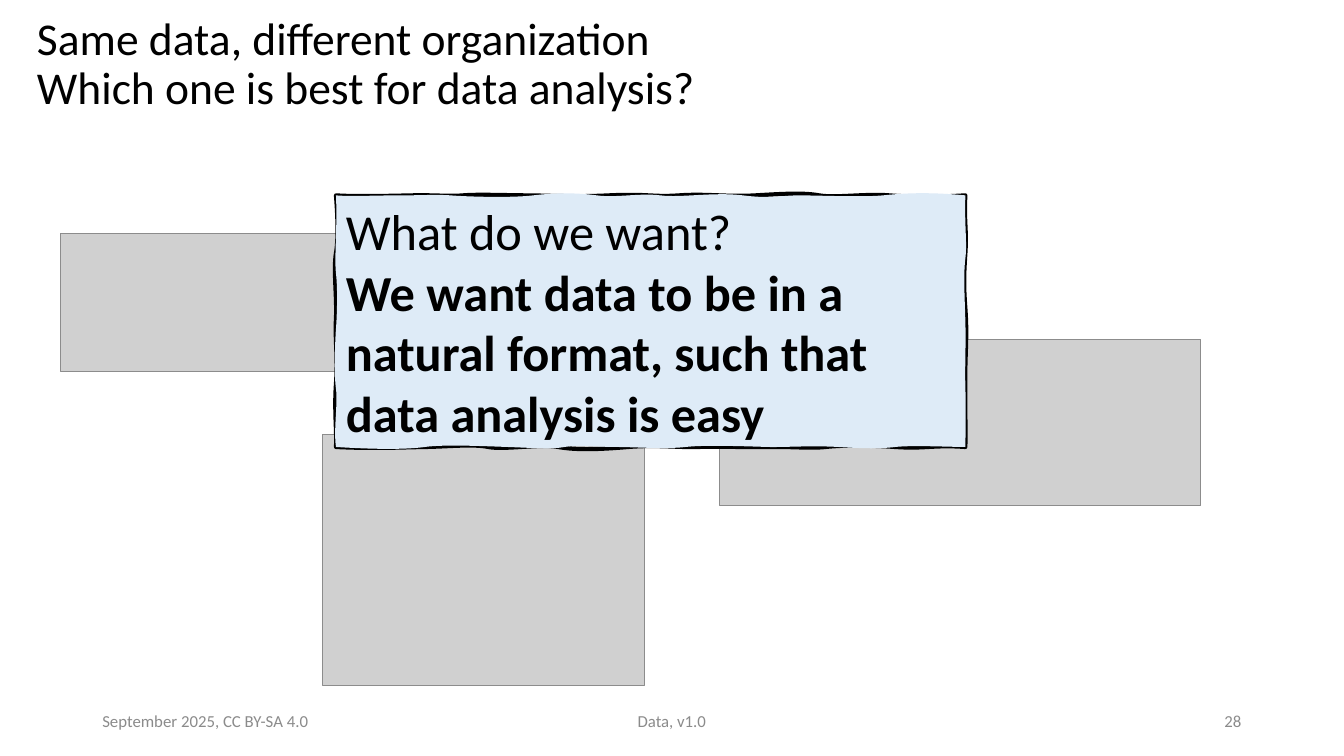
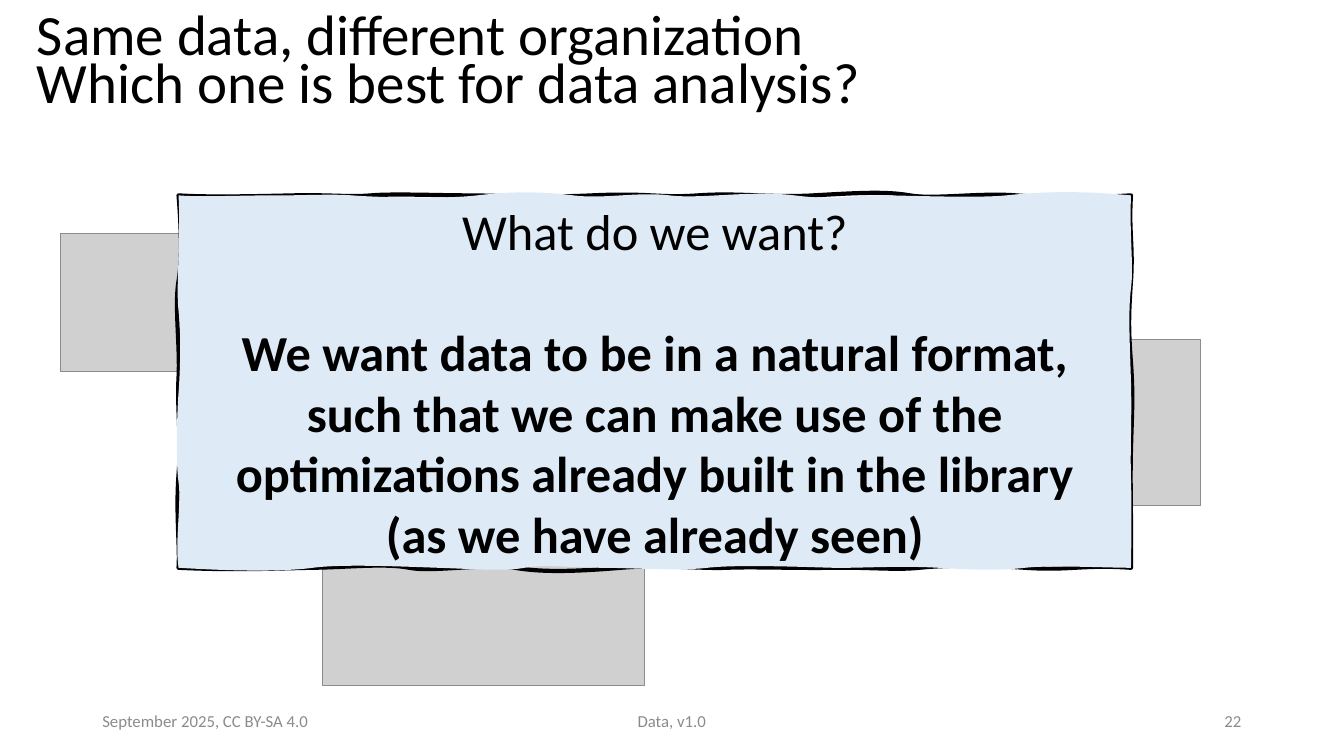
Before and after one commit to ASPP/data_class, a slide deck: slide 22 of tabular_data.pptx (slide 28 before the commit). Drawn at 1344x756 pixels with LibreOffice and Linux fonts; fonts in the diff are those of the drawing; grey boxes stand for pictures. Boxes give left, top, right and bottom in pixels: in the first picture for what was removed or moved away, otherwise in the second. Text is boxed around its words. In the diff, an @@ line names an element or a change of style, - is before the commit and + after.

Commit message:
changes in the tabular_data pptx, restructuring and idea of new part

```diff
--- a/tabular_data.pptx
+++ b/tabular_data.pptx
@@ title "Same data, different organization Which ..." at [37,15,860,113]: size 32.6 to 40.7 pt; line spacing 0.9 to 0.7 @@
@@ freeform shape "What do we want?": place and size @@
-freeform shape "What do we want?" at [336,196,965,448]
+freeform shape "What do we want?" at [178,196,1131,568]
@@ text in freeform shape at [462,215,848,251]: alignment left to centre @@
@@ text in freeform shape at [236,335,1073,561]: text changed @@
-We want data to be in a natural format, such that data analysis is easy
+We want data to be in a natural format, such that we can make use of the optimizations already built in the library
+(as we have already seen)
@@ page number at [1224,716,1241,727]: text changed @@
-28
+22
```
Also in this commit, not shown: 21 other slides changed, 12 slides added, 2 slides removed.
